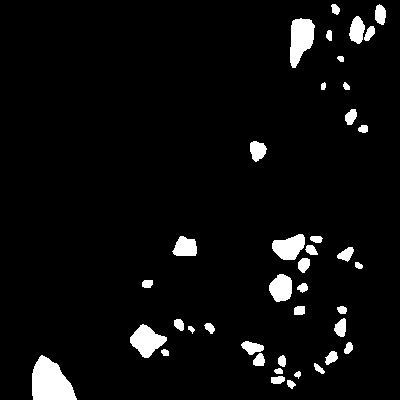
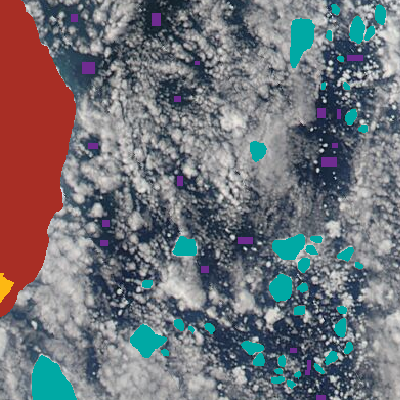
Comparing the layer stacks of the two (400, 400) images. Changes:
hid "ice floes" (1st of 2) over [0, 0, 400, 400]
added layer "water samples" (2nd of 2) above "land mask" over [71, 13, 363, 400]
